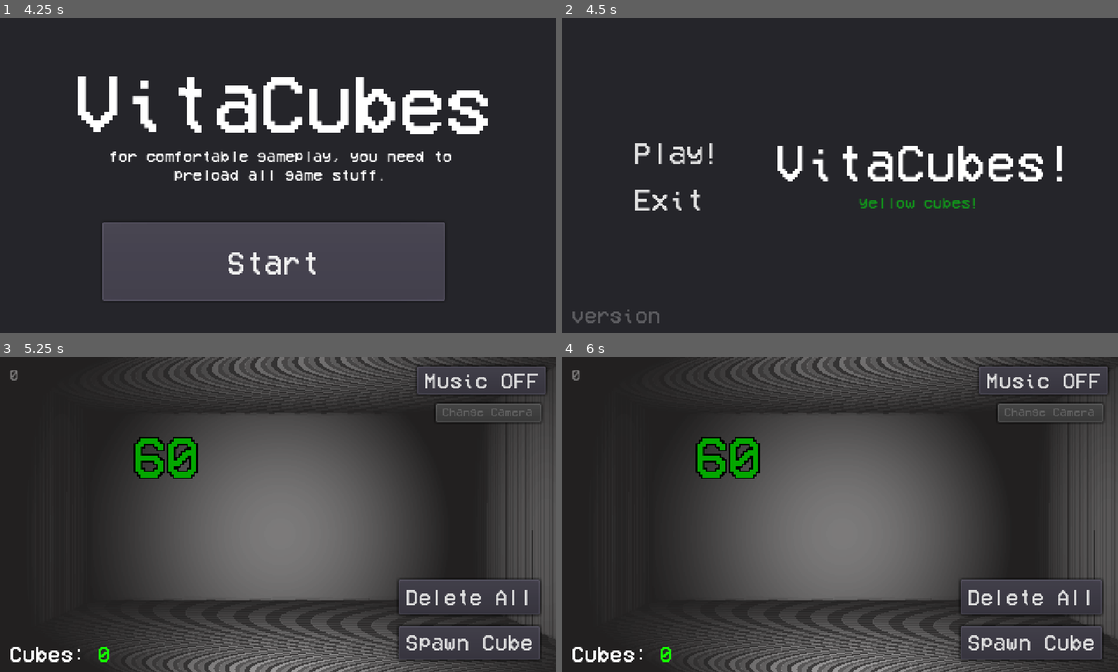
Above: before the commit, frames 1-4 (two rows, left to right).
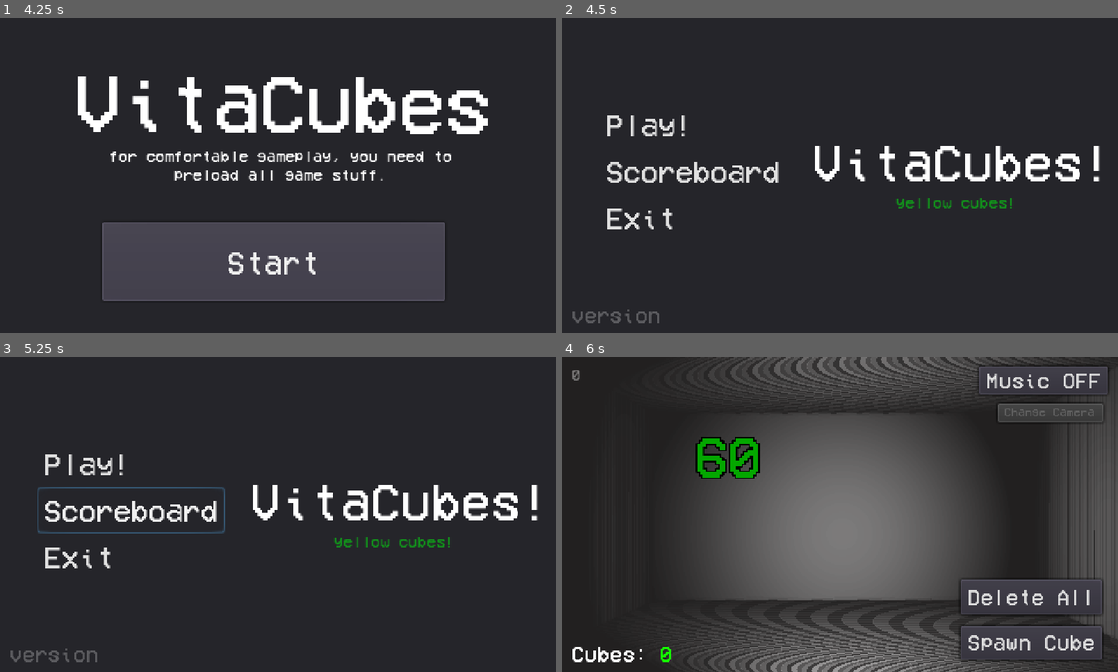
Above: after the commit, the same moments.

Repository: yaragirodev/vitaCubes
Game: Godot game, scene res://scenes/preLoadMenu.tscn
Two runs of this game, one before a commit and one after it. Both use one fixed random seed, a clock stepped at 60 frames per second and the inputs below.
Inputs (mouse positions are in pixels of both pictures, inside the frame that each line leads up to):
- Up to frame 1 (4.25 s): click "Spawn Cube" at 0.5 s; click "Spawn Cube" at 1.25 s; click "Spawn Cube" at 2 s; click "Music OFF" at 2.75 s; click "Load Assets" at 3.5 s
- Up to frame 2 (4.5 s): click "Start" at 4.25 s
- Up to frame 3 (5.25 s): click (133, 511) at 5 s, where only the run after the commit has a clickable "Scoreboard"
- Up to frame 4 (6 s): click (650, 464) at 5.75 s, where only the run after the commit has a clickable "Play!"

Frame 1 is identical in both runs. In frame 2, 5.7% of the frame differs, in the area x 8-97%, y 30-68%; in frame 3, 50%, in the area x 1-100%, y 0-100%; in frame 4, nothing differs.

Commit message:
scoreboard add process

Diff:
--- a/scenes/mainMenu.tscn
+++ b/scenes/mainMenu.tscn
@@ -30,18 +30,18 @@
 margin_bottom = 272.0
 
 [node name="name" type="Label" parent="."]
-margin_left = 184.0
+margin_left = 216.0
 margin_top = 104.0
-margin_right = 444.0
+margin_right = 476.0
 margin_bottom = 143.0
 custom_fonts/font = SubResource( 1 )
 text = "VitaCubes!"
 
 [node name="splash" type="Label" parent="."]
 modulate = Color( 1, 1, 1, 0.521569 )
-margin_left = 184.0
+margin_left = 216.0
 margin_top = 152.0
-margin_right = 432.0
+margin_right = 464.0
 margin_bottom = 168.0
 custom_colors/font_color = Color( 0, 0.952941, 0.054902, 1 )
 custom_fonts/font = SubResource( 2 )
@@ -49,19 +49,28 @@
 align = 1
 
 [node name="Play" type="Button" parent="."]
-margin_left = 48.0
-margin_top = 96.0
-margin_right = 152.0
-margin_bottom = 136.0
+margin_left = 24.0
+margin_top = 72.0
+margin_right = 128.0
+margin_bottom = 112.0
 custom_fonts/font = SubResource( 3 )
 text = "Play!"
 flat = true
 
+[node name="scoreboard" type="Button" parent="."]
+margin_left = 32.0
+margin_top = 112.0
+margin_right = 194.0
+margin_bottom = 152.0
+custom_fonts/font = SubResource( 3 )
+text = "Scoreboard"
+flat = true
+
 [node name="Exit" type="Button" parent="."]
-margin_left = 40.0
-margin_top = 136.0
-margin_right = 144.0
-margin_bottom = 176.0
+margin_left = 16.0
+margin_top = 152.0
+margin_right = 120.0
+margin_bottom = 192.0
 custom_fonts/font = SubResource( 3 )
 text = "Exit"
 flat = true
--- a/scenes/preLoadMenu.tscn
+++ b/scenes/preLoadMenu.tscn
@@ -39,6 +39,7 @@
 rect_rotation = 0.300897
 custom_fonts/font = SubResource( 1 )
 text = "VitaCubes"
+align = 1
 
 [node name="text1" type="Label" parent="CanvasLayer/Panel"]
 margin_left = 75.3781
